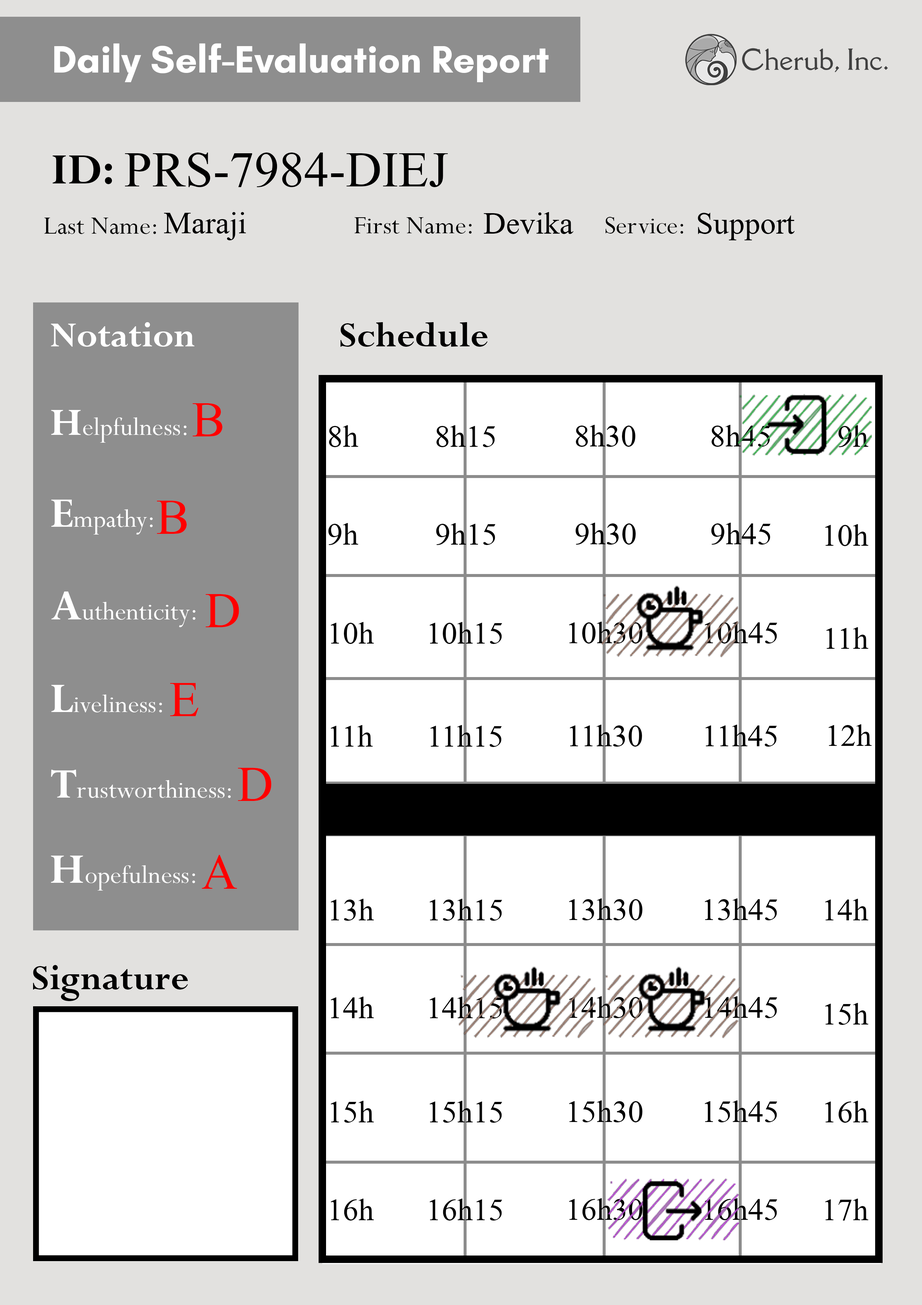
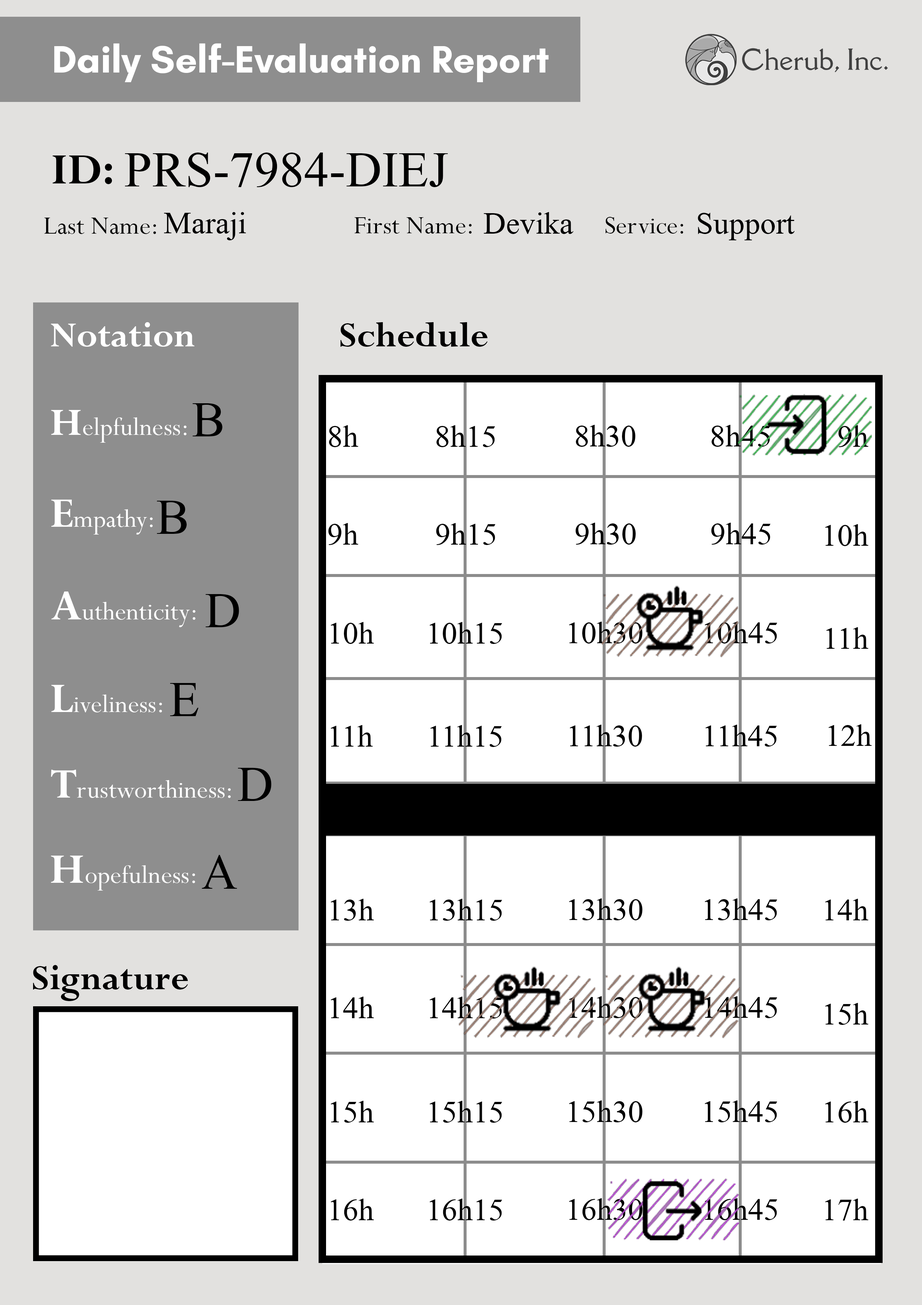
Revision of a layered 922x1305 image; what changed, layer by layer:
painted on "A" over [201, 854, 238, 889]
painted on "D" (1st of 2, in "Devi") over [238, 767, 272, 801]
painted on "E" over [169, 682, 199, 716]
painted on "D" (2nd of 2, in "Devi") over [205, 593, 240, 628]
painted on "B" (1st of 2, in "Devi") over [156, 500, 188, 534]
painted on "B" (2nd of 2, in "Devi") over [192, 403, 223, 437]
